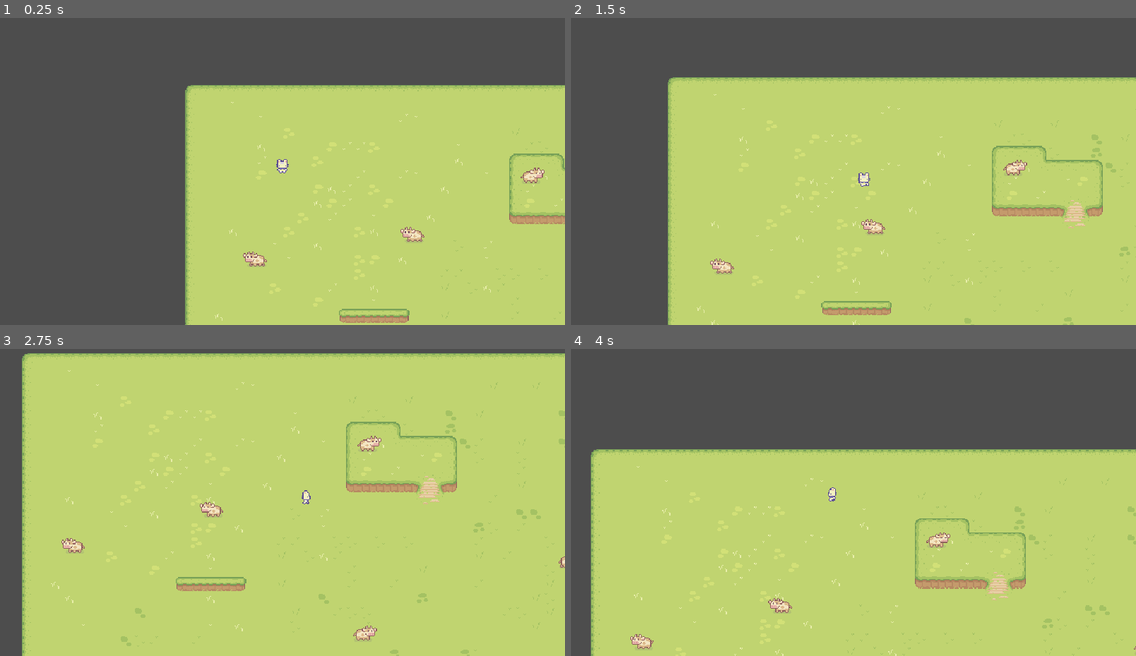
Above: before the commit, frames 1-4 (two rows, left to right).
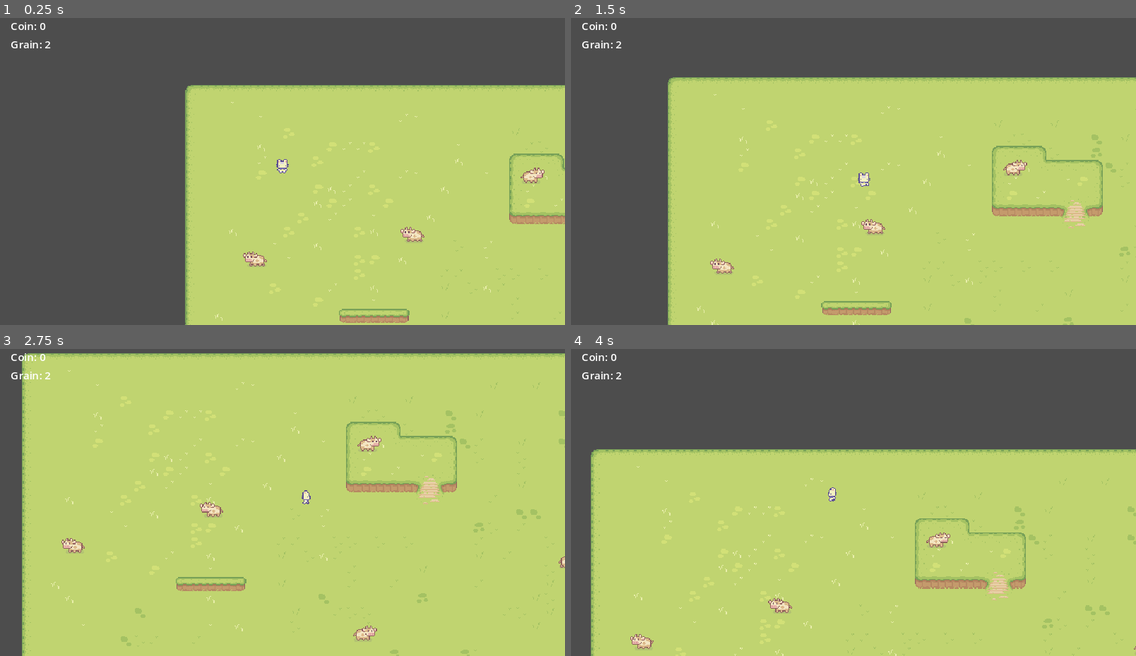
Above: after the commit, the same moments.

Repository: mplewis/sprout-lands-tutorial
Game: Godot game, scene res://scenes/game.tscn
Same seed, same stepped clock (60 frames per second), same inputs: the game is played once before the commit and once after it. Before the commit the project starts from res://game.tscn.
Inputs:
- Up to frame 1 (0.25 s): no input
- Up to frame 2 (1.5 s): hold D (ui_right) 0.53-1.28 s; hold S (ui_down) from 1.28 s (still down)
- Up to frame 3 (2.75 s): release S (ui_down) at 2.03 s; hold D (ui_right) from 2.03 s (still down)
- Up to frame 4 (4 s): release D (ui_right) at 2.78 s; hold W (ui_up) 2.78-3.53 s; hold A (ui_left) from 3.53 s (still down)

The runs differ from the first frame. In frame 1, 0.1% of the frame differs, in the area x 2-9%, y 1-10%; in frame 2, 0.1%; in frame 3, 0.1%; in frame 4, 0.1%.

Commit message:
feat: inventory ui, theme for text

Diff:
--- a/project.godot
+++ b/project.godot
@@ -11,7 +11,7 @@
 [application]
 
 config/name="Sprout Lands Tutorial"
-run/main_scene="res://game.tscn"
+run/main_scene="res://scenes/game.tscn"
 config/features=PackedStringArray("4.2", "Forward Plus")
 config/icon="res://icon.svg"
 
@@ -19,6 +19,7 @@
 
 InteractionManager="*res://scenes/interaction_manager.tscn"
 InventoryManager="*res://scripts/inventory_manager.gd"
+UiManager="*res://scripts/ui_manager.gd"
 
 [display]
 
--- a/scenes/cow.tscn
+++ b/scenes/cow.tscn
@@ -1,8 +1,9 @@
-[gd_scene load_steps=16 format=3 uid="uid://buuxjkp60hncq"]
+[gd_scene load_steps=17 format=3 uid="uid://buuxjkp60hncq"]
 
 [ext_resource type="Script" path="res://scripts/cow.gd" id="1_31mg2"]
 [ext_resource type="Texture2D" uid="uid://vqfsqsf0sq8r" path="res://assets/Characters/Free Cow Sprites.png" id="2_43uro"]
 [ext_resource type="PackedScene" uid="uid://cer6254tcgimy" path="res://scenes/interaction_area.tscn" id="3_2nvfc"]
+[ext_resource type="Theme" uid="uid://bv3st3iksuyej" path="res://themes/theme.tres" id="4_0w3yd"]
 
 [sub_resource type="RectangleShape2D" id="RectangleShape2D_xdlck"]
 size = Vector2(16, 13)
@@ -116,6 +117,7 @@
 offset_top = -8.0
 offset_right = 37.0
 offset_bottom = 4.0
+theme = ExtResource("4_0w3yd")
 theme_override_font_sizes/font_size = 8
 text = "moo!
 "
--- a/game.tscn
+++ b/scenes/game.tscn
@@ -1,16 +1,17 @@
-[gd_scene load_steps=16 format=3 uid="uid://72r4qvxixlae"]
-
-[ext_resource type="PackedScene" uid="uid://buuxjkp60hncq" path="res://scenes/cow.tscn" id="2_qgcgj"]
-[ext_resource type="Texture2D" uid="uid://d0tydqyv48hqb" path="res://assets/Tilesets/Grass.png" id="3_q55ad"]
-[ext_resource type="Texture2D" uid="uid://bqt8mnpb7djbw" path="res://assets/Tilesets/Fences.png" id="4_4ebvf"]
-[ext_resource type="Texture2D" uid="uid://o5vbgdjidi8v" path="res://assets/Tilesets/Hills.png" id="5_jpmdy"]
-[ext_resource type="Texture2D" uid="uid://gkcgtmhycxty" path="res://assets/Tilesets/Tilled_Dirt.png" id="6_sgpii"]
-[ext_resource type="Texture2D" uid="uid://basmmlu86yxm7" path="res://assets/Tilesets/Water.png" id="7_i04ku"]
-[ext_resource type="PackedScene" uid="uid://6x6rwws7i6tk" path="res://scenes/player.tscn" id="7_qn6pv"]
-[ext_resource type="Texture2D" uid="uid://bveua7wu12oit" path="res://assets/Tilesets/Wooden House.png" id="8_766ho"]
+[gd_scene load_steps=17 format=3 uid="uid://72r4qvxixlae"]
+
+[ext_resource type="Texture2D" uid="uid://d0tydqyv48hqb" path="res://assets/Tilesets/Grass.png" id="1_x30gs"]
+[ext_resource type="Texture2D" uid="uid://bqt8mnpb7djbw" path="res://assets/Tilesets/Fences.png" id="2_4oepe"]
+[ext_resource type="Texture2D" uid="uid://o5vbgdjidi8v" path="res://assets/Tilesets/Hills.png" id="3_4frgu"]
+[ext_resource type="Texture2D" uid="uid://gkcgtmhycxty" path="res://assets/Tilesets/Tilled_Dirt.png" id="4_nidd4"]
+[ext_resource type="Texture2D" uid="uid://basmmlu86yxm7" path="res://assets/Tilesets/Water.png" id="5_rkpyw"]
+[ext_resource type="Texture2D" uid="uid://bveua7wu12oit" path="res://assets/Tilesets/Wooden House.png" id="6_pjvve"]
+[ext_resource type="PackedScene" uid="uid://6x6rwws7i6tk" path="res://scenes/player.tscn" id="7_fiyba"]
+[ext_resource type="PackedScene" uid="uid://buuxjkp60hncq" path="res://scenes/cow.tscn" id="8_0raps"]
+[ext_resource type="PackedScene" uid="uid://ovab2iuasvrb" path="res://scenes/ui.tscn" id="9_70s11"]
 
 [sub_resource type="TileSetAtlasSource" id="TileSetAtlasSource_0ufeg"]
-texture = ExtResource("3_q55ad")
+texture = ExtResource("1_x30gs")
 0:0/0 = 0
 0:0/0/physics_layer_0/linear_velocity = Vector2(0, 0)
 0:0/0/physics_layer_0/angular_velocity = 0.0
@@ -885,20 +886,24 @@
 layer_2/y_sort_enabled = true
 layer_2/tile_data = PackedInt32Array(1048587, 2, 3, 1048588, 65538, 3, 1048589, 65538, 3, 1048590, 65538, 3, 1048591, 131074, 3)
 
-[node name="Player" parent="." instance=ExtResource("7_qn6pv")]
+[node name="Player" parent="." instance=ExtResource("7_fiyba")]
 position = Vector2(112, 94)
 
-[node name="Cow" parent="." instance=ExtResource("2_qgcgj")]
+[node name="NPCs" type="Node2D" parent="."]
+
+[node name="Cow" parent="NPCs" instance=ExtResource("8_0raps")]
 position = Vector2(81, 199)
 
-[node name="Cow2" parent="." instance=ExtResource("2_qgcgj")]
+[node name="Cow2" parent="NPCs" instance=ExtResource("8_0raps")]
 position = Vector2(260, 173)
 
-[node name="Cow3" parent="." instance=ExtResource("2_qgcgj")]
+[node name="Cow3" parent="NPCs" instance=ExtResource("8_0raps")]
 position = Vector2(393, 106)
 
-[node name="Cow4" parent="." instance=ExtResource("2_qgcgj")]
+[node name="Cow4" parent="NPCs" instance=ExtResource("8_0raps")]
 position = Vector2(584, 275)
 
-[node name="Cow5" parent="." instance=ExtResource("2_qgcgj")]
+[node name="Cow5" parent="NPCs" instance=ExtResource("8_0raps")]
 position = Vector2(388, 321)
+
+[node name="UI" parent="." groups=["ui"] instance=ExtResource("9_70s11")]
--- a/scenes/interaction_manager.tscn
+++ b/scenes/interaction_manager.tscn
@@ -1,6 +1,7 @@
-[gd_scene load_steps=2 format=3 uid="uid://bmfuuqml0oaym"]
+[gd_scene load_steps=3 format=3 uid="uid://bmfuuqml0oaym"]
 
 [ext_resource type="Script" path="res://scripts/interaction_manager.gd" id="1_dyxn6"]
+[ext_resource type="Theme" uid="uid://bv3st3iksuyej" path="res://themes/theme.tres" id="2_p0470"]
 
 [node name="InteractionManager" type="Node2D"]
 script = ExtResource("1_dyxn6")
@@ -10,6 +11,6 @@
 offset_left = -52.0
 offset_right = 53.0
 offset_bottom = 23.0
-theme_override_font_sizes/font_size = 12
+theme = ExtResource("2_p0470")
 text = "[E] to interact"
 horizontal_alignment = 1
--- /dev/null
+++ b/scenes/ui.tscn
@@ -0,0 +1,30 @@
+[gd_scene load_steps=3 format=3 uid="uid://ovab2iuasvrb"]
+
+[ext_resource type="Script" path="res://scripts/ui.gd" id="1_cxvui"]
+[ext_resource type="Theme" uid="uid://bv3st3iksuyej" path="res://themes/theme.tres" id="1_tbc7w"]
+
+[node name="UI" type="CanvasLayer"]
+script = ExtResource("1_cxvui")
+
+[node name="Control" type="Control" parent="."]
+layout_mode = 3
+anchors_preset = 0
+offset_right = 98.0
+offset_bottom = 40.0
+
+[node name="MarginContainer" type="MarginContainer" parent="Control"]
+layout_mode = 0
+offset_right = 98.0
+offset_bottom = 40.0
+theme_override_constants/margin_left = 12
+theme_override_constants/margin_top = 12
+theme_override_constants/margin_right = 12
+theme_override_constants/margin_bottom = 12
+
+[node name="VBoxContainer" type="VBoxContainer" parent="Control/MarginContainer"]
+layout_mode = 2
+
+[node name="InventoryLabel" type="Label" parent="Control/MarginContainer/VBoxContainer"]
+layout_mode = 2
+theme = ExtResource("1_tbc7w")
+text = "[Inventory]"
--- a/scripts/interaction_area.gd
+++ b/scripts/interaction_area.gd
@@ -18,10 +18,8 @@
 
 ## Register with the InteractionManager when the player enters this area.
 func _on_body_entered(_body: Node2D):
-	print("registered %s" % self)
 	InteractionManager.register(self)
 
 ## Deregister from the InteractionManager when the player exits this area.
 func _on_body_exited(_body: Node2D):
-	print("deregistered %s" % self)
 	InteractionManager.deregister(self)
--- a/scripts/inventory_manager.gd
+++ b/scripts/inventory_manager.gd
@@ -1,4 +1,7 @@
 extends Node
+
+## The player's inventory has changed.
+signal inventory_changed
 
 ## A type of item the player can possess.
 enum Item {
@@ -6,8 +9,13 @@
 	GRAIN,
 }
 
+var names := {
+	Item.COIN: "Coin",
+	Item.GRAIN: "Grain",
+}
+
 ## The player's inventory.
-var _inv: Dictionary = {
+var inv := {
 	Item.COIN: 0,
 	Item.GRAIN: 2,
 }
@@ -15,17 +23,20 @@
 
 ## True if the inventory has at least n items, false otherwise.
 func has(item: Item, n: int) -> bool:
-	return _inv[item] >= n
+	return inv[item] >= n
 
 
 ## Add n items to the inventory.
 func give(item: Item, n: int) -> void:
-	_inv[item] += n
+	inv[item] += n
+	inventory_changed.emit()
 
 
 ## Attempt to remove n items from the inventory. True if successful, false otherwise.
 func take(item: Item, n: int) -> bool:
 	if !has(item, n):
 		return false
-	_inv[item] -= n
+
+	inv[item] -= n
+	inventory_changed.emit()
 	return true
--- /dev/null
+++ b/scripts/ui.gd
@@ -0,0 +1,15 @@
+extends Node
+
+@onready var inv_label: Label = $Control/MarginContainer/VBoxContainer/InventoryLabel
+@onready var inv_mgr: InventoryManager = get_node("/root/InventoryManager")
+
+
+func _ready():
+	print(inv_label)
+	inv_mgr.inventory_changed.connect(_inventory_changed)
+	_inventory_changed()
+
+
+func _inventory_changed():
+	var lines = inv_mgr.inv.keys().map(func(x): return "%s: %d" % [inv_mgr.names[x], inv_mgr.inv[x]])
+	inv_label.text = "\n".join(lines)
--- /dev/null
+++ b/themes/theme.tres
@@ -0,0 +1,4 @@
+[gd_resource type="Theme" format=3 uid="uid://bv3st3iksuyej"]
+
+[resource]
+default_font_size = 12
Not shown: 5 places in scenes/game.tscn that only renumber resources
